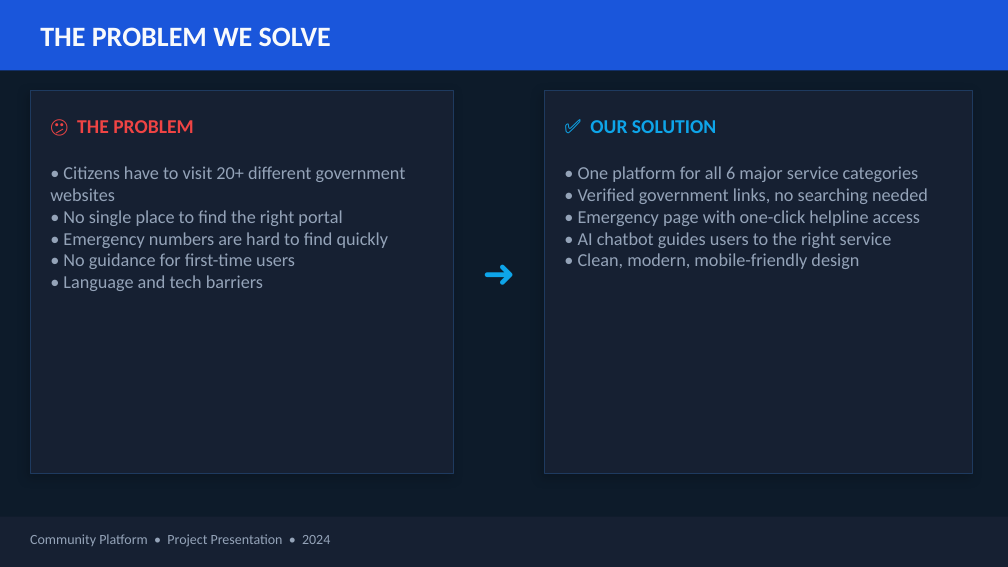
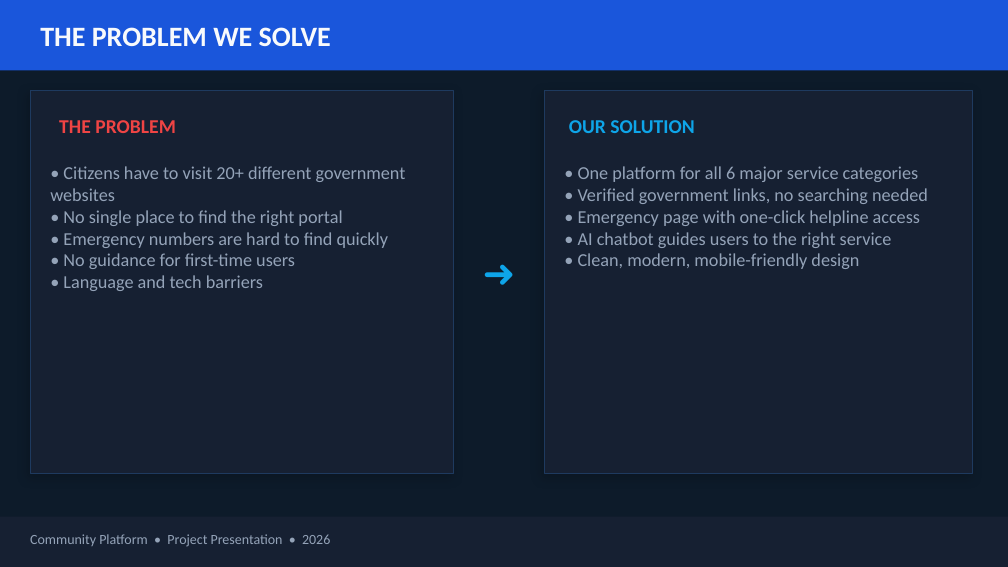
Before and after one commit to steelrt/Comunity_Support, a slide deck: slide 2 of files/Community_Platform_Presentation.pptx. Drawn at 1008x567 pixels with LibreOffice and Linux fonts; fonts in the diff are those of the drawing. Boxes give left, top, right and bottom in pixels: in the first picture for what was removed or moved away, otherwise in the second. Text is boxed around its words. In the diff, an @@ line names an element or a change of style, - is before the commit and + after.

```diff
--- a/files/Community_Platform_Presentation.pptx
+++ b/files/Community_Platform_Presentation.pptx
@@ text at (59,120,176,133): text changed @@
-😕 THE PROBLEM
+THE PROBLEM
@@ text at (569,120,694,133): text changed @@
-✅ OUR SOLUTION
+OUR SOLUTION
@@ text at (30,534,330,547): text changed @@
-Community Platform • Project Presentation • 2024
+Community Platform • Project Presentation • 2026
```
Also in this commit, not shown: 7 other slides changed, 2 slides removed, 2 other files.
